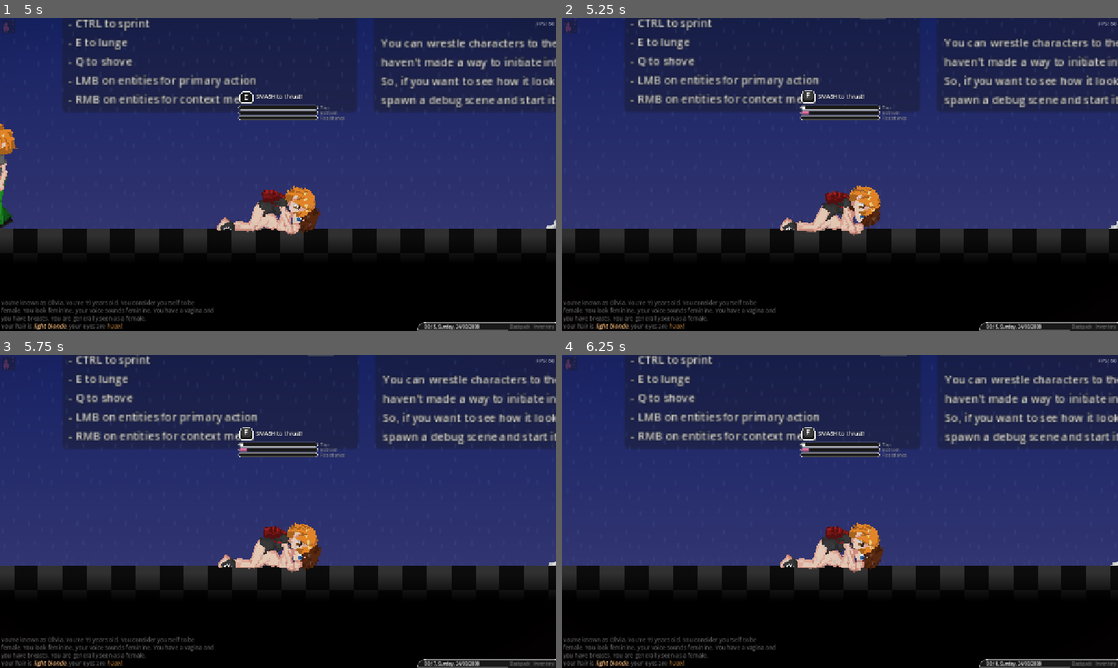
Above: before the commit, frames 1-4 (two rows, left to right).
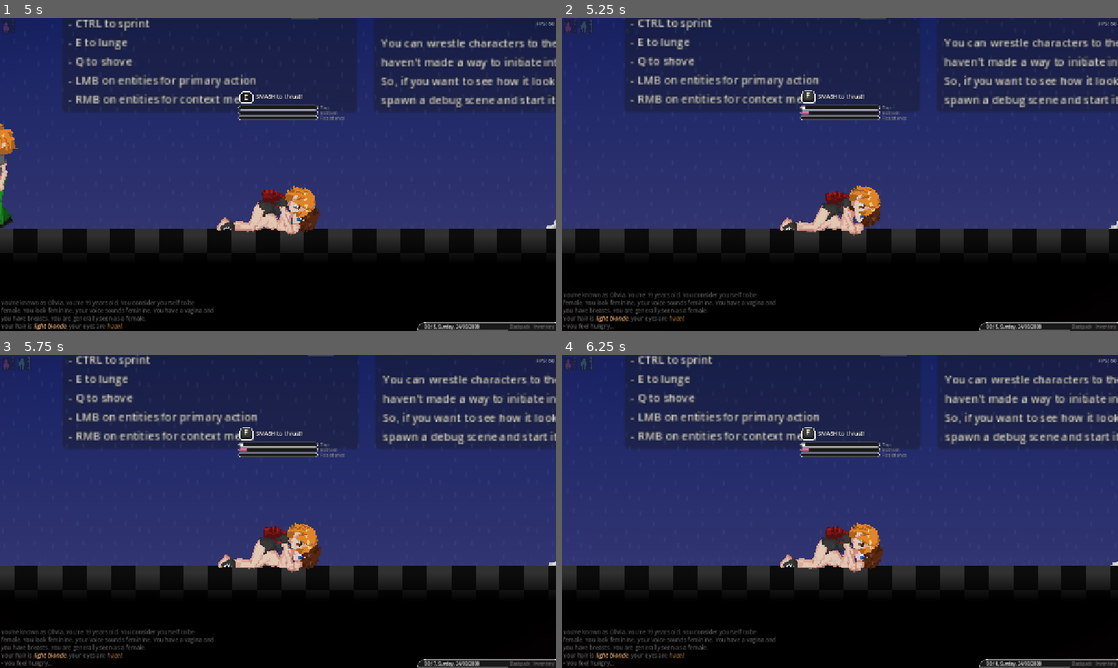
Above: after the commit, the same moments.

Repository: lotushomerun/O-Zero-Decay
Game: Godot game, scene res://Levels/DebugLevel/DebugLevelOutside.tscn
The game is run twice, just before and just after one commit, with the same random seed, the same clock (stepped at 60 frames per second) and the same inputs. Sound files missing from this copy of the repository are replaced by a short silence.
Inputs (mouse positions are in pixels of both pictures, inside the frame that each line leads up to):
- Up to frame 1 (5 s): drag from (111, 302) to (289, 180) at 0.52 s; drag from (111, 309) to (294, 180) at 1.27 s; move the mouse to (111, 318) at 2.02 s; hold D (right) 2.03-2.75 s; hold Ctrl (sprint) 2.03-2.75 s; click (111, 318) at 2.17 s; drag from (111, 324) to (311, 177) at 2.77 s; move the mouse to (444, 221) at 3.52 s; hold A (left) 3.53-4.25 s; tap Q (shove) at 3.6 s; tap 1 (debug1) at 4.15 s; drag from (111, 127) to (283, 227) at 4.27 s
- Up to frame 2 (5.25 s): move the mouse to (867, 174) at 5.02 s; hold A (left) from 5.03 s (still down); tap E (lunge) at 5.1 s; click (867, 174) at 5.17 s
- Up to frame 3 (5.75 s): keep holding A (left)
- Up to frame 4 (6.25 s): release A (left) at 5.75 s; drag from (756, 433) to (867, 511) at 5.77 s

Frame 1 is identical in both runs. In frame 2, 1.3% of the frame differs, in the area x 0-39%, y 0-100%; in frame 3, 1.3%; in frame 4, 1.3%.

Commit message:
Add stages to statuses, allowing for dependency statuses that change with the severity of the dependency
A new status, HungryStatus has this in action and will go from Hungry -> Very Hungry -> Starving as the dependency becomes worse. This status will also be removed if the player eats food

Diff:
--- a/Chars/Human/Human.gd
+++ b/Chars/Human/Human.gd
@@ -19,13 +19,17 @@
 var statuses: Array[Status] = []
 var _status_second_timer := 0.0
 
-func add_status(status: Status) -> void:
+func add_status(status: Status, stage: int=0) -> void:
 	status.on_add_status()
-	_add_status(status)
+	_add_status(status, stage)
 
 func remove_status(status: Status) -> void:
 	status.on_remove_status()
 	_remove_status(status)
+
+func stage_status(status: Status, stage: int=0) -> void:
+	status.on_stage_status(stage)
+	_stage_status(status, stage)
 
 func has_status(status_class: String) -> bool:
 	for i in range(statuses.size()):
@@ -33,9 +37,16 @@
 		if a && str(a.get_script().get_global_name()) == status_class: return true
 	return false
 
-func _add_status(status: Status) -> void:
+func get_status(status_class: String) -> Status:
+	for i in range(statuses.size()):
+		var a = statuses[i]
+		if a && str(a.get_script().get_global_name()) == status_class: return a
+	return null
+
+func _add_status(status: Status, stage: int=0) -> void:
 	if status in statuses: return
 	status.human = self
+	status.stage = stage
 	status._on_add_status()
 	statuses.append(status)
 
@@ -43,6 +54,11 @@
 	status._on_remove_status()
 	statuses.erase(status)
 	if is_instance_valid(status.ui_status): status.ui_status.status_manager.remove_status(status.ui_status) # Delete UI icon
+
+func _stage_status(status: Status, stage: int=0) -> void:
+	status._on_stage_status(stage)
+	print("changed stage of %s from %s to %s" %[status.get_script().get_global_name(),status.stage,stage])
+	status.stage = stage
 
 func _process_statuses(delta: float) -> void:
 	for status in statuses: status._tick(delta)
--- a/Chars/Human/Status/BigPenisStatus.gd
+++ b/Chars/Human/Status/BigPenisStatus.gd
@@ -2,8 +2,8 @@
 class_name BigPenisStatus
 
 func _init() -> void:
-	title = "Well Endowed"
-	description = "Biology clearly favored you! You perform better in bed..."
+	title = ["Well Endowed"]
+	description = ["Biology clearly favored you! You perform better in bed..."]
 	icon = load("res://UI/Status/Icons/BigPenis.png")
 	infinite = true
 	color = Green_Color
--- a/Chars/Human/Status/HeavyStatus.gd
+++ b/Chars/Human/Status/HeavyStatus.gd
@@ -2,8 +2,8 @@
 class_name HeavyStatus
 
 func _init() -> void:
-	title = "Heavy"
-	description = "You are blessed with an impressive body mass! You're strong!"
+	title = ["Heavy"]
+	description = ["You are blessed with an impressive body mass! You're strong!"]
 	icon = load("res://UI/Status/Icons/Heavy.png")
 	infinite = true
 	color = Green_Color
--- /dev/null
+++ b/Chars/Human/Status/HungryStatus.gd
@@ -0,0 +1,9 @@
+extends Status
+class_name HungryStatus
+
+func _init() -> void:
+	title = ["Hungry", "Very Hungry", "Starving!"]
+	description = ["You are hungry", "Weak with hunger", "Just a crumb, a berry, a cockroach, anything..."]
+	icon = load("res://UI/Status/Icons/Tall.png")
+	infinite = true
+	color = Red_Color
--- a/Chars/Human/Status/ShortStatus.gd
+++ b/Chars/Human/Status/ShortStatus.gd
@@ -2,8 +2,8 @@
 class_name ShortStatus
 
 func _init() -> void:
-	title = "Short"
-	description = "You'll never reach the top shelf..."
+	title = ["Short"]
+	description = ["You'll never reach the top shelf..."]
 	icon = load("res://UI/Status/Icons/Short.png")
 	infinite = true
 	color = Red_Color
--- a/Chars/Human/Status/SkinnyStatus.gd
+++ b/Chars/Human/Status/SkinnyStatus.gd
@@ -2,8 +2,8 @@
 class_name SkinnyStatus
 
 func _init() -> void:
-	title = "Skinny"
-	description = "You're underweight! It's easier to throw you around!"
+	title = ["Skinny"]
+	description = ["You're underweight! It's easier to throw you around!"]
 	icon = load("res://UI/Status/Icons/Skinny.png")
 	infinite = true
 	color = Red_Color
--- a/Chars/Human/Status/SmallPenisStatus.gd
+++ b/Chars/Human/Status/SmallPenisStatus.gd
@@ -2,8 +2,8 @@
 class_name SmallPenisStatus
 
 func _init() -> void:
-	title = "Poorly Endowed"
-	description = "Not much to work with..."
+	title = ["Poorly Endowed"]
+	description = ["Not much to work with..."]
 	icon = load("res://UI/Status/Icons/SmallPenis.png")
 	infinite = true
 	color = Red_Color
--- a/Chars/Human/Status/Status.gd
+++ b/Chars/Human/Status/Status.gd
@@ -4,11 +4,12 @@
 const Green_Color: Color = Color("#59985e")
 const Red_Color: Color = Color("#bd4949")
 
-var title: String = "Status"
-var description: String = "Makes you think"
+var title: Array[String] = ["Status"]
+var description: Array[String] = ["Makes you think"]
 var icon: Texture2D
 var infinite: bool = false
 var color: Color = Color.WHITE
+var stage: int = 0
 
 var ui_status: UIStatus
 var human: Human
@@ -16,10 +17,12 @@
 
 # Public (for showing messages and stuff, something that would happen if you got the status at spawn for example and not acquire it)
 func on_add_status() -> void: pass
+func on_stage_status(int) -> void: pass
 func on_remove_status() -> void: pass
 
 # Private (technical part)
 func _on_add_status() -> void: pass
+func _on_stage_status(int) -> void: pass
 func _on_remove_status() -> void: pass
 
 # Time related
--- a/Chars/Human/Status/TallStatus.gd
+++ b/Chars/Human/Status/TallStatus.gd
@@ -2,8 +2,8 @@
 class_name TallStatus
 
 func _init() -> void:
-	title = "Tall"
-	description = "You have been blessed with long limbs!"
+	title = ["Tall"]
+	description = ["You have been blessed with long limbs!"]
 	icon = load("res://UI/Status/Icons/Tall.png")
 	infinite = true
 	color = Green_Color
--- a/Levels/DebugLevel/DebugLevelOutside.tscn
+++ b/Levels/DebugLevel/DebugLevelOutside.tscn
@@ -3,7 +3,7 @@
 [ext_resource type="Script" uid="uid://c5o7o63qpw4pe" path="res://Levels/Level/Level.gd" id="1_phjtr"]
 [ext_resource type="PackedScene" uid="uid://4bxfvh6qm8wg" path="res://Effects/Rain/Rain.tscn" id="2_rqtaj"]
 [ext_resource type="PackedScene" uid="uid://u4j448rmc4lf" path="res://Effects/Rain/Splashes.tscn" id="3_oq1y1"]
-[ext_resource type="Texture2D" uid="uid://b2mht0dm0yowp" path="res://Effects/Rain/RainSplash7.png" id="4_rqtaj"]
+[ext_resource type="Texture2D" uid="uid://b6v4nmopx72xu" path="res://Effects/Rain/RainSplash2.png" id="4_rqtaj"]
 [ext_resource type="Texture2D" uid="uid://cnt5tlqlkup" path="res://Levels/DebugLevel/Checkered.png" id="5_xel3v"]
 [ext_resource type="PackedScene" uid="uid://bk04s8j8tqipt" path="res://Interactable/Objects/Stone/Stone.tscn" id="6_retct"]
 [ext_resource type="PackedScene" uid="uid://dyfjp3m0r1anq" path="res://Player/Player.tscn" id="7_41kgv"]
--- a/Player/Dependencies/FoodDependency.gd
+++ b/Player/Dependencies/FoodDependency.gd
@@ -18,13 +18,25 @@
 func _on_threshold_reached(threshold: float) -> void:
 	super._on_threshold_reached(threshold)
 	match threshold:
-		First_Hunger: print("You feel hungry...")
-		Second_Hunger: print("You are getting weak!")
-		Third_Hunger: print("You are starving!")
+		First_Hunger:
+			Chatbox.warning_message("[color=info]You feel hungry...[/color]")
+			Player.this.character.add_status(HungryStatus.new())
+		Second_Hunger:
+			Chatbox.warning_message("[color=warning]You are getting weak![/color]")
+			Player.this.character.stage_status(Player.this.character.get_status("HungryStatus"), 1)
+		Third_Hunger:
+			Chatbox.warning_message("[color=danger][b][i]You are starving![/i][/b][/color]")
+			Player.this.character.stage_status(Player.this.character.get_status("HungryStatus"), 2)
 
 func _on_threshold_left(threshold: float) -> void:
 	super._on_threshold_left(threshold)
 	match threshold:
-		First_Hunger: print("You are no longer hungry.")
-		Second_Hunger: print("You feel your strength returning!")
-		Third_Hunger: print("You are recovering from starvation!")
+		First_Hunger:
+			Chatbox.regular_message("[color=good]You are no longer hungry.[/color]")
+			Player.this.character.remove_status(Player.this.character.get_status("HungryStatus"))
+		Second_Hunger:
+			Chatbox.regular_message("[color=good]You feel your strength returning![/color]")
+			Player.this.character.stage_status(Player.this.character.get_status("HungryStatus"), 0)
+		Third_Hunger:
+			Chatbox.regular_message("[color=good]You are recovering from starvation![/color]")
+			Player.this.character.stage_status(Player.this.character.get_status("HungryStatus"), 1)
--- a/UI/Status/UIStatus.gd
+++ b/UI/Status/UIStatus.gd
@@ -19,8 +19,8 @@
 	data.ui_status = self # Write us down
 	status_manager = manager
 	status_data = data
-	title.text = data.title
-	desc.text = data.description
+	title.text = data.title[data.stage]
+	desc.text = data.description[data.stage]
 	texture = data.icon
 	title_panel.modulate = data.color
 	desc_panel.modulate = data.color
@@ -31,7 +31,9 @@
 		elif status_data.seconds > 10 && blink_tween != null: _stop_blinking()
 
 func _update_timer() -> void:
-	if !status_data.infinite: title.text = status_data.title + " (%ds)" % [status_data.seconds]
+	if !status_data.infinite: title.text = status_data.title[status_data.stage] + " (%ds)" % [status_data.seconds]
+	title.text = status_data.title[status_data.stage]
+	desc.text = status_data.description[status_data.stage]
 
 #region Blinking
 func _start_blinking():
Not shown, added: Chars/Human/Status/HungryStatus.gd.uid
